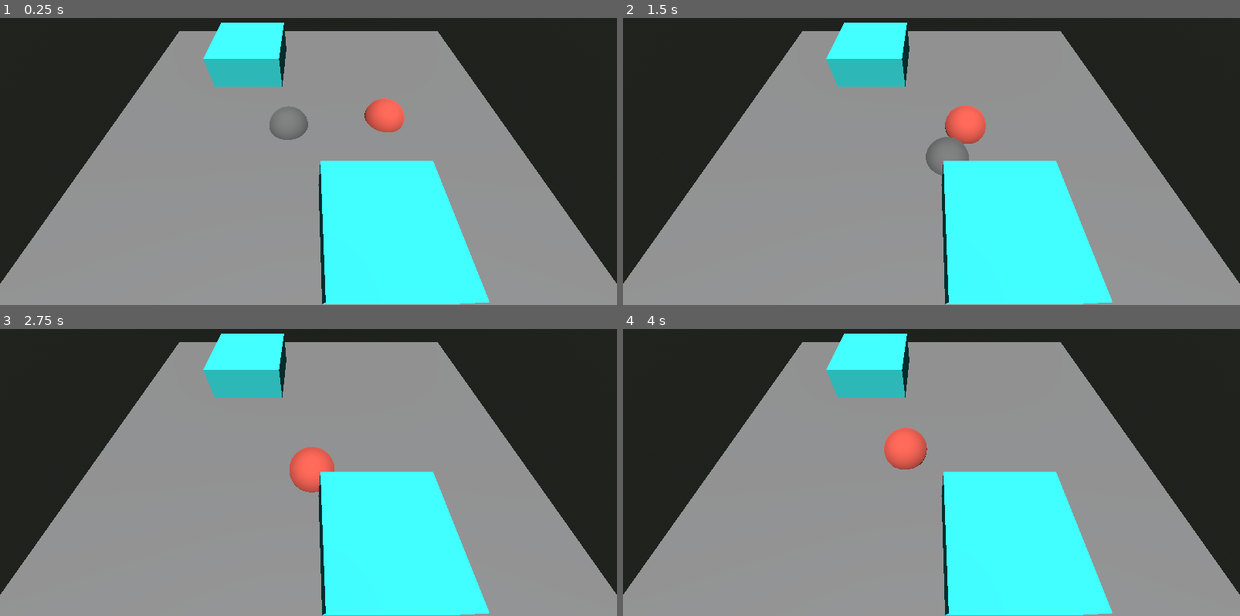
Above: before the commit, frames 1-4 (two rows, left to right).
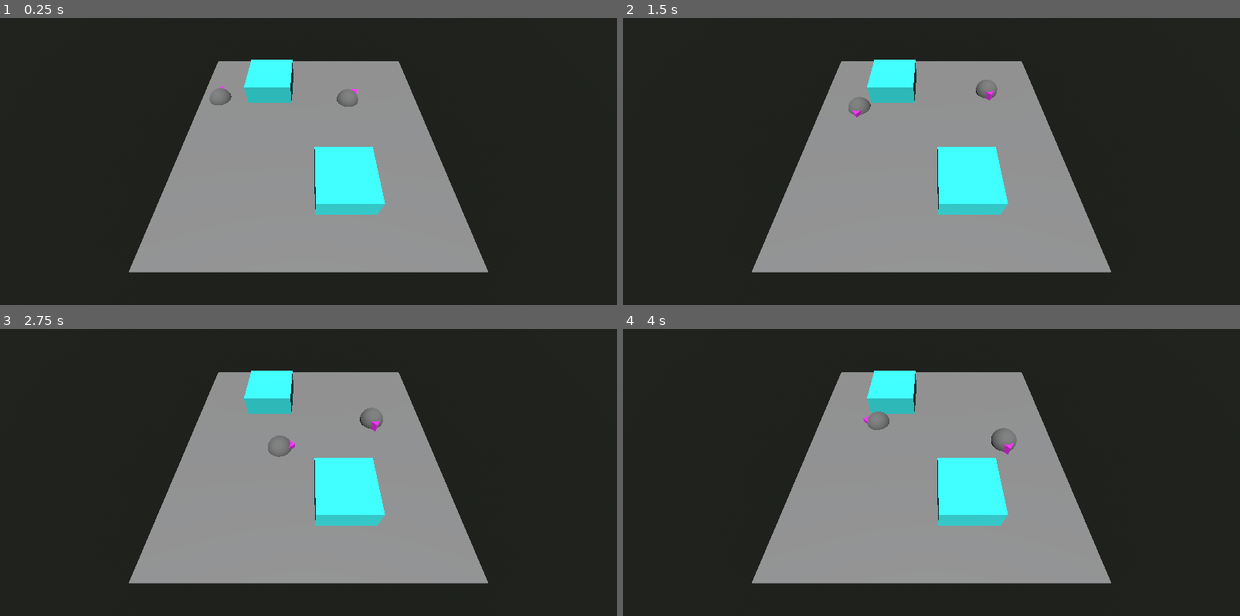
Above: after the commit, the same moments.

Repository: bruom/Gatinhos
Game: Godot game, scene res://Scenes/main.tscn
The game is run twice, just before and just after one commit, with the same random seed, the same clock (stepped at 60 frames per second) and the same inputs.
Inputs:
- Up to frame 1 (0.25 s): no input
- Up to frame 2 (1.5 s): hold D (Right) 0.53-1.28 s; hold S (Backward) from 1.28 s (still down)
- Up to frame 3 (2.75 s): release S (Backward) at 2.03 s; hold D (Right) from 2.03 s (still down)
- Up to frame 4 (4 s): release D (Right) at 2.78 s; hold W (Forward) 2.78-3.53 s; hold A (Left) from 3.53 s (still down)

The runs differ from the first frame. In frame 1, 48% of the frame differs, in the area x 0-100%, y 1-100%; in frame 2, 48%; in frame 3, 48%; in frame 4, 48%.

Commit message:
Enemy patrol and chase behavior

Diff:
--- a/Scenes/cat.tscn
+++ b/Scenes/cat.tscn
@@ -8,8 +8,20 @@
 [sub_resource type="SphereMesh" id="SphereMesh_vhxe4"]
 material = SubResource("StandardMaterial3D_3rq43")
 
+[sub_resource type="StandardMaterial3D" id="StandardMaterial3D_e4rwl"]
+albedo_color = Color(1, 0.184314, 1, 1)
+
+[sub_resource type="PrismMesh" id="PrismMesh_c0fhl"]
+material = SubResource("StandardMaterial3D_e4rwl")
+size = Vector3(0.5, 0.3, 0.5)
+
 [node name="cat" type="CollisionShape3D"]
 shape = SubResource("SphereShape3D_otucw")
 
 [node name="mesh" type="MeshInstance3D" parent="."]
 mesh = SubResource("SphereMesh_vhxe4")
+
+[node name="MeshInstance3D" type="MeshInstance3D" parent="mesh"]
+transform = Transform3D(1, -6.97574e-16, -1.5246e-23, -1.5246e-23, -4.37114e-08, 1, -6.97574e-16, -1, -4.37114e-08, 0, 0, -0.487661)
+layers = 1025
+mesh = SubResource("PrismMesh_c0fhl")
--- a/Scenes/enemy.tscn
+++ b/Scenes/enemy.tscn
@@ -7,6 +7,8 @@
 script = ExtResource("1_0q6mp")
 
 [node name="StaticBody3D" type="StaticBody3D" parent="."]
+axis_lock_angular_x = true
+axis_lock_angular_z = true
 
 [node name="cat" parent="StaticBody3D" instance=ExtResource("2_djtmh")]
 
--- a/Scenes/main.tscn
+++ b/Scenes/main.tscn
@@ -39,11 +39,11 @@
 [node name="Main" type="Node3D"]
 
 [node name="Player" parent="." instance=ExtResource("1_dacn3")]
-transform = Transform3D(1, 0, 0, 0, 1, 0, 0, 0, 1, -0.50654, 0, -0.235186)
+transform = Transform3D(1, 0, 0, 0, 1, 0, 0, 0, 1, -4.14904, 0, -2.03356)
 speed = 3.0
 
 [node name="Camera3D" type="Camera3D" parent="."]
-transform = Transform3D(1, 0, 0, 0, 0.624057, 0.781379, 0, -0.781379, 0.624057, 0, 4.45292, 3.52079)
+transform = Transform3D(1, 0, 0, 0, 0.624057, 0.781379, 0, -0.781379, 0.624057, 0, 7.39376, 5.86953)
 environment = SubResource("Environment_5qmwq")
 current = true
 
@@ -80,6 +80,7 @@
 shape = SubResource("BoxShape3D_ov0d7")
 
 [node name="enemy" parent="." node_paths=PackedStringArray("target") instance=ExtResource("2_vbsvv")]
-transform = Transform3D(1.19249e-08, -3.48787e-16, -1, 3.48787e-16, 1, -3.48787e-16, 1, -3.48787e-16, 1.19249e-08, 2.18515, 0, -0.493458)
+transform = Transform3D(-0.809735, -3.48787e-16, -0.586796, -7.77579e-17, 1, -4.87092e-16, 0.586796, -3.48787e-16, -0.809735, 1.6494, -4.68082e-19, -1.7857)
 target = NodePath("../Player")
 alert_material = SubResource("StandardMaterial3D_1lcf7")
+patrol_route = Array[Vector3]([Vector3(3, 2.08165e-12, -3), Vector3(3.5, 2.08165e-12, 4), Vector3(-2, 2.08165e-12, 1)])
--- a/Scripts/enemy.gd
+++ b/Scripts/enemy.gd
@@ -4,7 +4,10 @@
 
 @export var target: Node3D
 @export var alert_material: Material
+@export var vision_angle: float = 60
 @export var speed: float = 1.0
+@export var patrol_route: Array[Vector3] = []
+var current_patrol_index: int = 0
 var mesh_instance: MeshInstance3D
 var enemy_state: EnemyState = EnemyState.IDLE
 var last_known_enemy_position: Vector3
@@ -20,23 +23,48 @@
 
 func _process(delta):
 	var next_pos = nav_agent.get_next_path_position()
+	var dir = next_pos - global_position
+	if dir != Vector3.ZERO:
+		look_at(next_pos)
+		global_position += dir.normalized() * speed * delta
 
 	if enemy_state == EnemyState.ALERT:
 		nav_agent.target_position = target.global_position
-		var dir = next_pos - global_position
-		global_position += dir.normalized() * speed * delta
-	else:
-		if target != null:
-			var angle_to_target = rad_to_deg(calculate_angle(target.global_position))
-			if angle_to_target < 45.0:
-				var collider_hit = cast_ray(target.global_position)
-				if collider_hit != null:
-					if collider_hit is CharacterBody3D:
-						enemy_state = EnemyState.ALERT
-						mesh_instance.set_surface_override_material(0, alert_material)
+	elif enemy_state == EnemyState.IDLE:
+		if can_see_player():
+			enemy_state = EnemyState.ALERT
+			mesh_instance.set_surface_override_material(0, alert_material)
+		var next_patrol_position = get_next_patrol_waypoint()
+		if has_arrived_at_waypoint(next_patrol_position):
+			current_patrol_index += 1
+		if next_patrol_position != null:
+			nav_agent.target_position = next_patrol_position
+
+
+func has_arrived_at_waypoint(waypoint: Vector3) -> bool:
+	return waypoint.distance_squared_to(global_position) < 0.3
+
+func get_next_patrol_waypoint():
+	if patrol_route.is_empty():
+		return null
+	if current_patrol_index >= patrol_route.size():
+		current_patrol_index = 0
+	if patrol_route.size() > current_patrol_index:
+		return patrol_route[current_patrol_index]
+
+
+func can_see_player() -> bool:
+	if target != null:
+		var angle_to_target = rad_to_deg(calculate_angle(target.global_position))
+		if angle_to_target < vision_angle / 2.0:
+			var collider_hit = cast_ray(target.global_position)
+			if collider_hit != null:
+				if collider_hit is CharacterBody3D:
+					return true
+	return false
 
 func calculate_angle(target: Vector3) -> float:
-	var forward_pos = to_local(position + Vector3.FORWARD)
+	var forward_pos = -global_transform.basis.z
 	var direction_to_target = target - global_position
 	return forward_pos.angle_to(direction_to_target)
 
--- a/Scripts/player.gd
+++ b/Scripts/player.gd
@@ -5,4 +5,6 @@
 func _process(delta):
 	var direciton: Vector2 = Input.get_vector("Left", "Right", "Forward", "Backward")
 	velocity = Vector3(direciton.x, 0.0, direciton.y).normalized() * speed
-	move_and_slide()
+	if velocity != Vector3.ZERO:
+		look_at(global_position + velocity)
+		move_and_slide()
Not shown: 1 places in Scenes/cat.tscn that only renumber resources
